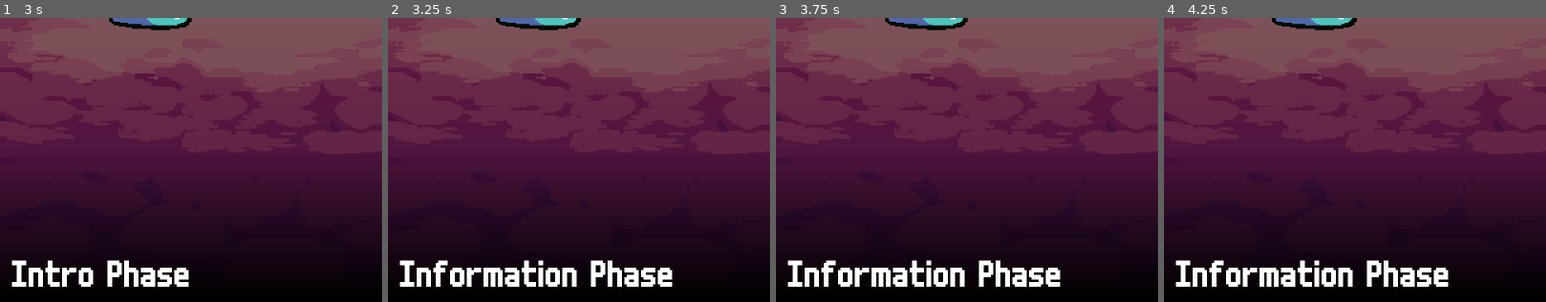
Above: before the commit, frames 1-4 (left to right).
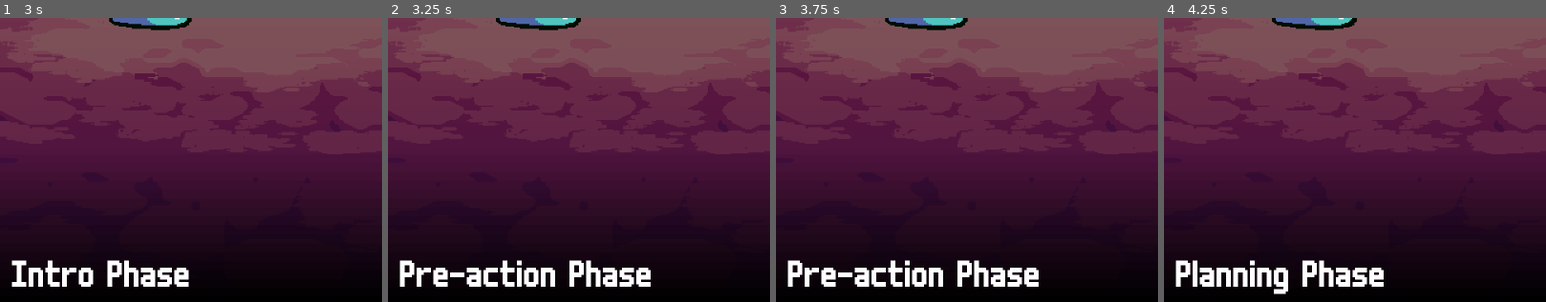
Above: after the commit, the same moments.

Repository: DevonOrxi/the-return
Game: Godot game, scene res://Source/Scene/Encounter.tscn
The game is run twice, just before and just after one commit, with the same random seed, the same clock (stepped at 60 frames per second) and the same inputs. Before the commit the project starts from res://Test.tscn.
Inputs:
- Up to frame 1 (3 s): tap Enter (ui_accept) at 0.5, 0.77, 1.25, 1.52 s; hold Right (ui_right) 0.53-1.28 s; hold Down (ui_down) 1.28-2.03 s; hold Right (ui_right) 2.03-2.78 s; hold Up (ui_up) from 2.78 s (still down)
- Up to frame 2 (3.25 s): keep holding Up (ui_up); tap Enter (ui_accept) at 3.02 s
- Up to frame 3 (3.75 s): release Up (ui_up) at 3.53 s; hold Left (ui_left) from 3.53 s (still down)
- Up to frame 4 (4.25 s): keep holding Left (ui_left); tap Enter (ui_accept) at 3.77 s
The pictures show only the part of the screen within x 0-50%, y 49-99%; the shares and areas given below are measured in that part.

Frame 1 is identical in both runs. In frame 2, 3.2% of the frame differs, in the area x 3-75%, y 85-95%; in frame 3, 3.2%; in frame 4, 3.3%, in the area x 3-75%, y 85-98%.

Commit message:
Battle phases

Diff:
--- a/Source/BattleManager.gd
+++ /dev/null
@@ -1,82 +0,0 @@
-extends Node2D
-
-class_name BattleManager
-
-enum BattlePhase { INTRO, INFORMATION, PLANNING, ACTION, OUTRO }
-
-var _current_actor: Battler
-var _turns: Array[Battler] = []
-var _current_phase: BattlePhase = BattlePhase.INTRO
-signal debug_signal(text: String)
-
-func _ready():
-	_build_turn_order()
-	process_mode = Node.PROCESS_MODE_DISABLED
-
-func _process(delta):
-	_run_current_phase()
-
-func _build_turn_order():
-	_turns = []
-	var players: Array[Battler] = []
-	var enemies: Array[Battler] = []
-
-	players.assign($PlayerBattlers.get_children())
-	enemies.assign($EnemyBattlers.get_children())
-
-	_turns.append_array(players)
-	_turns.append_array(enemies)
-	_turns.sort_custom(_is_battler_speed_faster)
-
-func _run_current_phase():
-	debug_signal.emit(_phase_to_str(_current_phase) + " Phase")
-
-	match _current_phase:
-		BattlePhase.INTRO:
-			_intro_phase()
-		BattlePhase.INFORMATION:
-			_information_phase()
-		BattlePhase.PLANNING:
-			_planning_phase()
-		BattlePhase.ACTION:
-			_action_phase()
-		BattlePhase.OUTRO:
-			_outro_phase()
-
-func _intro_phase():
-	# More logic here
-	await get_tree().create_timer(1).timeout
-	_set_battle_phase(BattlePhase.INFORMATION)
-
-func _information_phase():
-	pass
-
-func _planning_phase():
-	pass
-
-func _action_phase():
-	pass
-
-func _outro_phase():
-	pass
-
-func _set_battle_phase(phase: BattlePhase):
-	_current_phase = phase
-
-func _is_battler_speed_faster(a: Battler, b: Battler) -> bool:
-	return a.get_speed_stat() > b.get_speed_stat()
-
-func _phase_to_str(phase: BattlePhase) -> String:
-		match _current_phase:
-			BattlePhase.INTRO:
-				return "Intro"
-			BattlePhase.INFORMATION:
-				return "Information"
-			BattlePhase.PLANNING:
-				return "Planning"
-			BattlePhase.ACTION:
-				return "Action"
-			BattlePhase.OUTRO:
-				return "Outro"
-			_:
-				return "INVALID"
--- a/Test.tscn
+++ b/Source/Scene/Encounter.tscn
@@ -1,44 +1,45 @@
-[gd_scene load_steps=34 format=3 uid="uid://2qkkk18xs7ko"]
-
-[ext_resource type="Texture2D" uid="uid://u7xy6hvu5m7l" path="res://Assets/Backgrounds/1-night.png" id="1_ushku"]
-[ext_resource type="Script" path="res://Source/Encounter.gd" id="1_xwncd"]
-[ext_resource type="Script" path="res://Source/BattleManager.gd" id="2_72b8n"]
-[ext_resource type="Texture2D" uid="uid://crlc8m1hu2m6a" path="res://Assets/Battlers/Player/paladin/sprite-sheet-249x100.png" id="2_ouvsv"]
-[ext_resource type="Script" path="res://Source/Battler.gd" id="3_klwiy"]
-[ext_resource type="Texture2D" uid="uid://dq2obprlv7hfh" path="res://Assets/Battlers/Enemy/Slime/sprite-sheet-141x107.png" id="3_lsyip"]
-[ext_resource type="FontFile" uid="uid://dq40ewmey2fpc" path="res://Assets/Fonts/m6x11plus.ttf" id="6_12ufs"]
-[ext_resource type="Script" path="res://Source/UIManager.gd" id="6_nrh7m"]
+[gd_scene load_steps=35 format=3 uid="uid://2qkkk18xs7ko"]
+
+[ext_resource type="Script" path="res://Source/Script/Encounter.gd" id="1_17dv8"]
+[ext_resource type="Script" path="res://Source/Script/BattleInputManager.gd" id="2_krhk7"]
+[ext_resource type="Texture2D" uid="uid://u7xy6hvu5m7l" path="res://Assets/Backgrounds/1-night.png" id="3_ahfx8"]
+[ext_resource type="Script" path="res://Source/Script/BattleManager.gd" id="4_4b3rh"]
+[ext_resource type="Script" path="res://Source/Script/Battler.gd" id="5_npck5"]
+[ext_resource type="Texture2D" uid="uid://crlc8m1hu2m6a" path="res://Assets/Battlers/Player/paladin/sprite-sheet-249x100.png" id="6_8g0j1"]
+[ext_resource type="Texture2D" uid="uid://dq2obprlv7hfh" path="res://Assets/Battlers/Enemy/Slime/sprite-sheet-141x107.png" id="7_hh4o3"]
+[ext_resource type="Script" path="res://Source/Script/UIManager.gd" id="8_d3th6"]
+[ext_resource type="FontFile" uid="uid://dq40ewmey2fpc" path="res://Assets/Fonts/m6x11plus.ttf" id="9_p5plo"]
 
 [sub_resource type="AtlasTexture" id="AtlasTexture_2onxx"]
-atlas = ExtResource("2_ouvsv")
+atlas = ExtResource("6_8g0j1")
 region = Rect2(0, 0, 249, 100)
 
 [sub_resource type="AtlasTexture" id="AtlasTexture_sykij"]
-atlas = ExtResource("2_ouvsv")
+atlas = ExtResource("6_8g0j1")
 region = Rect2(249, 0, 249, 100)
 
 [sub_resource type="AtlasTexture" id="AtlasTexture_4lqri"]
-atlas = ExtResource("2_ouvsv")
+atlas = ExtResource("6_8g0j1")
 region = Rect2(498, 0, 249, 100)
 
 [sub_resource type="AtlasTexture" id="AtlasTexture_bam7x"]
-atlas = ExtResource("2_ouvsv")
+atlas = ExtResource("6_8g0j1")
 region = Rect2(747, 0, 249, 100)
 
 [sub_resource type="AtlasTexture" id="AtlasTexture_4a7nb"]
-atlas = ExtResource("2_ouvsv")
+atlas = ExtResource("6_8g0j1")
 region = Rect2(996, 0, 249, 100)
 
 [sub_resource type="AtlasTexture" id="AtlasTexture_80b8f"]
-atlas = ExtResource("2_ouvsv")
+atlas = ExtResource("6_8g0j1")
 region = Rect2(1245, 0, 249, 100)
 
 [sub_resource type="AtlasTexture" id="AtlasTexture_by73s"]
-atlas = ExtResource("2_ouvsv")
+atlas = ExtResource("6_8g0j1")
 region = Rect2(0, 100, 249, 100)
 
 [sub_resource type="AtlasTexture" id="AtlasTexture_alk16"]
-atlas = ExtResource("2_ouvsv")
+atlas = ExtResource("6_8g0j1")
 region = Rect2(249, 100, 249, 100)
 
 [sub_resource type="SpriteFrames" id="SpriteFrames_njty5"]
@@ -191,23 +192,24 @@
 grow_horizontal = 2
 grow_vertical = 2
 color = Color(1, 1, 1, 0)
-script = ExtResource("1_xwncd")
+script = ExtResource("1_17dv8")
+
+[node name="InputManager" type="Node" parent="."]
+script = ExtResource("2_krhk7")
 
 [node name="Background" type="Sprite2D" parent="."]
 position = Vector2(320, 240)
-texture = ExtResource("1_ushku")
-
-[node name="BattleBuilder" type="Node2D" parent="."]
+texture = ExtResource("3_ahfx8")
 
 [node name="BattleDirector" type="Node2D" parent="."]
-script = ExtResource("2_72b8n")
+script = ExtResource("4_4b3rh")
 
 [node name="PlayerBattlers" type="Node2D" parent="BattleDirector"]
 position = Vector2(2.08165e-12, 2.08165e-12)
 
 [node name="Battler" type="Node2D" parent="BattleDirector/PlayerBattlers"]
 position = Vector2(491, 256)
-script = ExtResource("3_klwiy")
+script = ExtResource("5_npck5")
 metadata/_edit_group_ = true
 
 [node name="AnimatedSprite2D" type="AnimatedSprite2D" parent="BattleDirector/PlayerBattlers/Battler"]
@@ -229,7 +231,7 @@
 [node name="Enemy" type="Node2D" parent="BattleDirector/EnemyBattlers"]
 texture_filter = 1
 position = Vector2(132, 241)
-script = ExtResource("3_klwiy")
+script = ExtResource("5_npck5")
 metadata/_edit_group_ = true
 
 [node name="AnimatedSprite2D" type="AnimatedSprite2D" parent="BattleDirector/EnemyBattlers/Enemy"]
@@ -249,7 +251,7 @@
 anchor_bottom = 1.0
 grow_horizontal = 2
 grow_vertical = 2
-script = ExtResource("6_nrh7m")
+script = ExtResource("8_d3th6")
 
 [node name="Gradient" type="TextureRect" parent="UIManager"]
 material = SubResource("CanvasItemMaterial_cp0nv")
--- a/Source/InputManager.gd
+++ b/Source/Script/BattleInputManager.gd
@@ -1,10 +1,12 @@
 extends Node
+
+class_name BattleInputManager
 
 signal inputSignal(dir: Vector2, accept: bool, cancel: bool)
 
-func _process(delta):
+func _process(_delta):
 	var y = int(Input.is_action_just_pressed("ui_down")) - int(Input.is_action_just_pressed("ui_up"))
-	var x = int(Input.is_action_just_pressed("ui_left")) - int(Input.is_action_just_pressed("ui_right"))
+	var x = int(Input.is_action_just_pressed("ui_right")) - int(Input.is_action_just_pressed("ui_left"))
 	var accept = Input.is_action_just_pressed("ui_accept")
 	var cancel = Input.is_action_just_pressed("ui_cancel")
 
--- /dev/null
+++ b/Source/Script/BattleManager.gd
@@ -0,0 +1,120 @@
+extends Node2D
+
+class_name BattleManager
+
+enum BattlePhase {
+	BATTLE_START,
+	PRE_ACTION,
+	PLANNING,
+	ACTION,
+	POST_ACTION,
+	BATTLE_END
+}
+
+var _current_actor: Battler
+var _turns: Array[Battler] = []
+var _current_phase: BattlePhase = BattlePhase.BATTLE_START
+signal debug_signal(text: String)
+
+var _mock_timer = 0
+
+func _ready():
+	_build_turn_order()
+	process_mode = Node.PROCESS_MODE_DISABLED
+
+func _process(delta):
+	_mock_timer += delta
+	_run_current_phase()
+
+func _build_turn_order():
+	_turns = []
+	var players: Array[Battler] = []
+	var enemies: Array[Battler] = []
+
+	players.assign($PlayerBattlers.get_children())
+	enemies.assign($EnemyBattlers.get_children())
+
+	_turns.append_array(players)
+	_turns.append_array(enemies)
+	_turns.sort_custom(_is_battler_speed_faster)
+
+func _run_current_phase():
+	debug_signal.emit(_phase_to_str() + " Phase")
+
+	match _current_phase:
+		BattlePhase.BATTLE_START:
+			_battle_start_phase()
+		BattlePhase.PRE_ACTION:
+			_pre_action_phase()
+		BattlePhase.PLANNING:
+			_planning_phase()
+		BattlePhase.ACTION:
+			_action_phase()
+		BattlePhase.POST_ACTION:
+			_post_action_phase()
+		BattlePhase.BATTLE_END:
+			_battle_end_phase()
+
+func _battle_start_phase():
+	if _mock_timer >= 1:
+		_finished_phase()
+
+func _pre_action_phase():
+	if _mock_timer >= 1:
+		_finished_phase()
+
+func _planning_phase():
+	if _mock_timer >= 1:
+		_finished_phase()
+
+func _action_phase():
+	if _mock_timer >= 1:
+		_finished_phase()
+
+func _post_action_phase():
+	if _mock_timer >= 1:
+		_finished_phase()
+
+func _battle_end_phase():
+	if _mock_timer >= 1:
+		_finished_phase()
+
+func _finished_phase():
+	match _current_phase:
+		BattlePhase.BATTLE_START:
+			_set_battle_phase(BattlePhase.PRE_ACTION)
+		BattlePhase.PRE_ACTION:
+			_set_battle_phase(BattlePhase.PLANNING)
+		BattlePhase.PLANNING:
+			_set_battle_phase(BattlePhase.ACTION)
+		BattlePhase.ACTION:
+			_set_battle_phase(BattlePhase.POST_ACTION)
+		BattlePhase.POST_ACTION:
+			_set_battle_phase(BattlePhase.PRE_ACTION)
+		BattlePhase.BATTLE_END:
+			pass
+
+	_mock_timer = 0
+
+func _set_battle_phase(phase: BattlePhase):
+	_current_phase = phase
+
+func _is_battler_speed_faster(a: Battler, b: Battler) -> bool:
+	return a.get_speed_stat() > b.get_speed_stat()
+
+func _phase_to_str() -> String:
+		match _current_phase:
+			BattlePhase.BATTLE_START:
+				return "Intro"
+			BattlePhase.PRE_ACTION:
+				return "Pre-action"
+			BattlePhase.PLANNING:
+				return "Planning"
+			BattlePhase.ACTION:
+				return "Action"
+			BattlePhase.POST_ACTION:
+				return "Post-action"
+			BattlePhase.BATTLE_END:
+				return "Outro"
+			_:
+				return "INVALID"
--- a/Source/Battler.gd
+++ b/Source/Script/Battler.gd
@@ -15,5 +15,4 @@
 	_stats = Stats.new(randi_range(0, 9))
 
 func get_speed_stat() -> int:
-	print("speed: " + str(_stats.speed))
 	return _stats.speed
--- a/Source/UIManager.gd
+++ b/Source/Script/UIManager.gd
@@ -10,11 +10,11 @@
 func _ready():
 	pass
 
-func _process(delta):
+func _process(_delta):
 	pass
 
-func play_ui_animation(name: String):
-	_ui_animation_player.play(name)
+func play_ui_animation(action_name: String):
+	_ui_animation_player.play(action_name)
 
 
 func _on_battle_manager_debug_signal(text: String):
--- a/UIPrototype.tscn
+++ b/UIPrototype.tscn
@@ -1,7 +1,7 @@
-[gd_scene load_steps=3 format=3 uid="uid://bl262qtfwvrul"]
+[gd_scene load_steps=3 format=3 uid="uid://b8sniv0xpr5io"]
 
-[ext_resource type="Script" path="res://Source/NavigationController.gd" id="1_k54ln"]
-[ext_resource type="Script" path="res://Source/InputManager.gd" id="2_680xw"]
+[ext_resource type="Script" path="res://Source/Script/NavigationController.gd" id="1_k54ln"]
+[ext_resource type="Script" path="res://Source/Script/BattleInputManager.gd" id="2_680xw"]
 
 [node name="Control" type="ColorRect"]
 anchors_preset = 15
--- a/project.godot
+++ b/project.godot
@@ -11,7 +11,7 @@
 [application]
 
 config/name="The Return"
-run/main_scene="res://Test.tscn"
+run/main_scene="res://Source/Scene/Encounter.tscn"
 config/features=PackedStringArray("4.2", "GL Compatibility")
 config/icon="res://icon.svg"
 
Not shown: 2 places in Source/Scene/Encounter.tscn that only renumber resources
Renamed: Source/Encounter.gd -> Source/Script/Encounter.gd
Renamed: Source/NavigationController.gd -> Source/Script/NavigationController.gd
